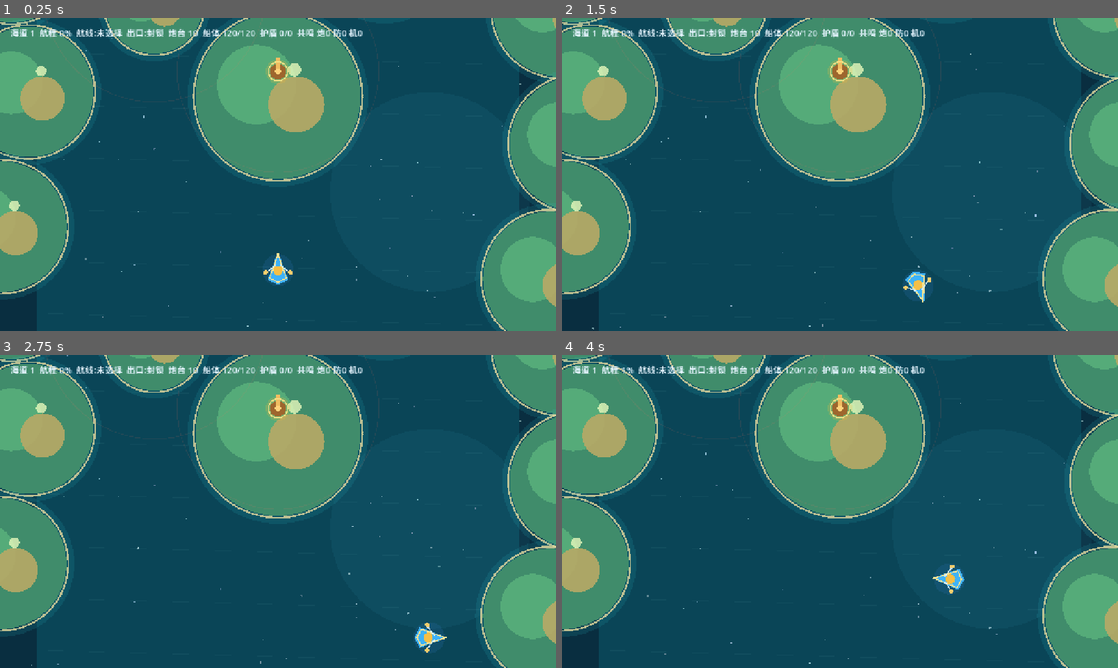
Above: before the commit, frames 1-4 (two rows, left to right).
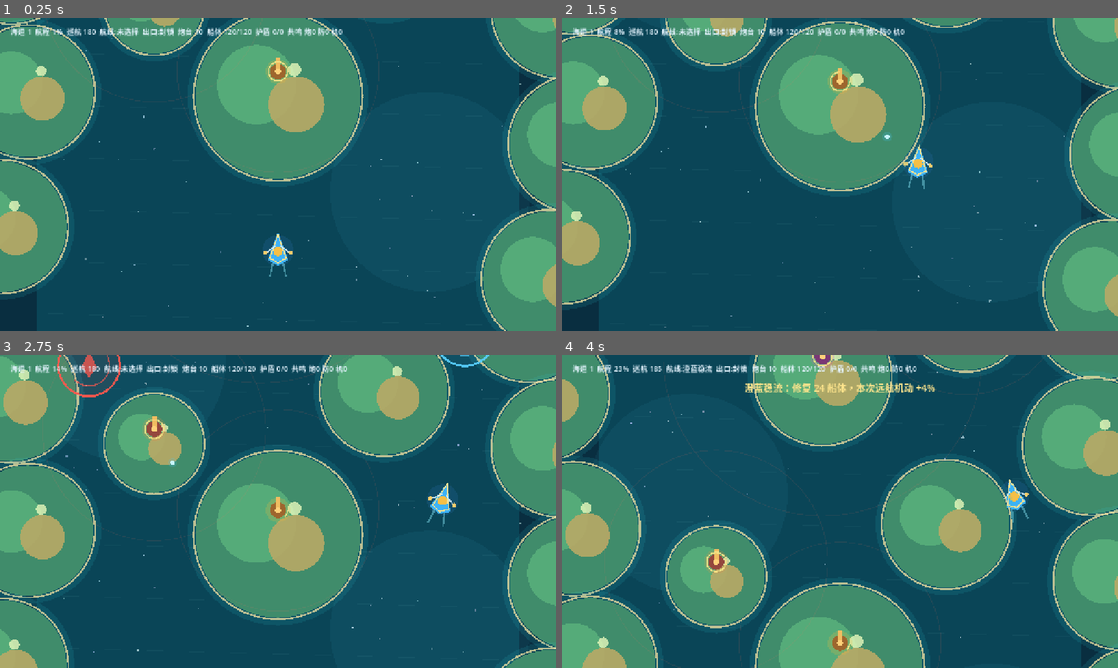
Above: after the commit, the same moments.

Repository: Xxxxs2/Genshin-td2
Game: Godot game, scene res://scenes/Main.tscn
Same seed, same stepped clock (60 frames per second), same inputs: the game is played once before the commit and once after it.
Inputs:
- Up to frame 1 (0.25 s): no input
- Up to frame 2 (1.5 s): hold D (move_right) 0.53-1.28 s; hold S (move_down) from 1.28 s (still down)
- Up to frame 3 (2.75 s): release S (move_down) at 2.03 s; hold D (move_right) from 2.03 s (still down)
- Up to frame 4 (4 s): release D (move_right) at 2.78 s; hold W (move_up) 2.78-3.53 s; hold A (move_left) from 3.53 s (still down)

The runs differ from the first frame. In frame 1, 1.5% of the frame differs, in the area x 2-66%, y 3-86%; in frame 2, 13%; in frame 3, 49%; in frame 4, 54%, in the area x 0-100%, y 0-100%.

Commit message:
Switch ship controls to auto cruise

Diff:
--- a/scripts/Main.gd
+++ b/scripts/Main.gd
@@ -101,7 +101,7 @@
 
 	hud_label = Label.new()
 	hud_label.position = Vector2(24, 18)
-	hud_label.add_theme_font_size_override("font_size", 20)
+	hud_label.add_theme_font_size_override("font_size", 17)
 	hud_label.add_theme_color_override("font_color", Color(0.9, 0.96, 1.0))
 	ui_layer.add_child(hud_label)
 
@@ -155,6 +155,7 @@
 
 func _start_level() -> void:
 	state = "combat"
+	player.movement_enabled = true
 	center_panel.visible = false
 	for turret in turrets:
 		if is_instance_valid(turret):
@@ -180,6 +181,7 @@
 	elite_alive = false
 	current_route_name = "未选择"
 	player.position = START_POSITION
+	player.reset_navigation_state()
 	_build_seaway_level()
 	_update_hud()
 
@@ -448,6 +450,7 @@
 
 func _show_upgrade_choices() -> void:
 	state = "upgrade"
+	player.movement_enabled = false
 	center_panel.visible = true
 	var title := center_panel.get_node("MarginContainer/VBoxContainer/Title") as Label
 	title.text = "第 %d 段海道通过 - 选择一项强化" % level
@@ -543,6 +546,7 @@
 	if state == "failed":
 		return
 	state = "failed"
+	player.movement_enabled = false
 	center_panel.visible = true
 	for child in upgrade_row.get_children():
 		child.queue_free()
@@ -586,9 +590,12 @@
 func _update_hud() -> void:
 	var progress := clampf((START_POSITION.y - player.position.y) / (START_POSITION.y - EXIT_RECT.end.y), 0.0, 1.0)
 	var fortress_status := "封锁" if elite_alive else "开放"
-	hud_label.text = "海道 %d  航程 %d%%  航线:%s  出口:%s  炮台 %d  船体 %.0f/%.0f  护盾 %d/%d  共鸣 炮%d 防%d 机%d" % [
+	var speed_state := "加速" if player.is_boosting() else "巡航"
+	hud_label.text = "海道 %d  航程 %d%%  %s %.0f  航线:%s  出口:%s  炮台 %d  船体 %.0f/%.0f  护盾 %d/%d  共鸣 炮%d 防%d 机%d" % [
 		level,
 		int(progress * 100.0),
+		speed_state,
+		player.current_forward_speed(),
 		current_route_name,
 		fortress_status,
 		turrets.size(),
--- a/scripts/PlayerShip.gd
+++ b/scripts/PlayerShip.gd
@@ -5,7 +5,10 @@
 
 var speed := 240.0
 var forward_speed := 180.0
+var boost_multiplier := 1.7
+var forward_acceleration := 320.0
 var navigation_bounds := Rect2(Vector2(50, 50), Vector2(1180, 3500))
+var movement_enabled := true
 var max_health := 120.0
 var health := 120.0
 var radius := 26.0
@@ -32,15 +35,25 @@
 var _mine_timer := 0.0
 var _invulnerable_timer := 0.0
 var _shield_timer := 0.0
+var _current_forward_speed := 180.0
+var _steer_input := 0.0
+var _is_boosting := false
 
 func _process(delta: float) -> void:
-	var input := Input.get_vector("move_left", "move_right", "move_up", "move_down")
-	position.x += input.x * speed * delta
-	position.y += input.y * forward_speed * delta
-	position.x = clamp(position.x, navigation_bounds.position.x, navigation_bounds.end.x)
-	position.y = clamp(position.y, navigation_bounds.position.y, navigation_bounds.end.y)
-	if input.length_squared() > 0.02:
-		rotation = lerp_angle(rotation, input.angle() + PI * 0.5, 7.5 * delta)
+	if movement_enabled:
+		_steer_input = Input.get_axis("move_left", "move_right")
+		_is_boosting = Input.is_action_pressed("move_up")
+		var target_forward_speed := forward_speed * (boost_multiplier if _is_boosting else 1.0)
+		_current_forward_speed = move_toward(_current_forward_speed, target_forward_speed, forward_acceleration * delta)
+		position.x += _steer_input * speed * delta
+		position.y -= _current_forward_speed * delta
+		position.x = clamp(position.x, navigation_bounds.position.x, navigation_bounds.end.x)
+		position.y = clamp(position.y, navigation_bounds.position.y, navigation_bounds.end.y)
+		var target_rotation := _steer_input * 0.28
+		rotation = lerp_angle(rotation, target_rotation, 6.5 * delta)
+	else:
+		_steer_input = 0.0
+		_is_boosting = false
 	_fire_timer = maxf(0.0, _fire_timer - delta)
 	_side_fire_timer = maxf(0.0, _side_fire_timer - delta)
 	_mine_timer = maxf(0.0, _mine_timer - delta)
@@ -72,6 +85,18 @@
 
 func forward_vector() -> Vector2:
 	return Vector2.UP.rotated(rotation)
+
+func current_forward_speed() -> float:
+	return _current_forward_speed
+
+func is_boosting() -> bool:
+	return _is_boosting
+
+func reset_navigation_state() -> void:
+	_current_forward_speed = forward_speed
+	_steer_input = 0.0
+	_is_boosting = false
+	rotation = 0.0
 
 func take_damage(amount: float) -> void:
 	if _invulnerable_timer > 0.0:
@@ -119,3 +144,7 @@
 	draw_line(Vector2(29, 7), Vector2(5, -12), Color(0.86, 0.95, 1.0, 0.85), 3.0)
 	draw_circle(Vector2(-29, 5), 5.0, Color(1.0, 0.82, 0.42, 0.95))
 	draw_circle(Vector2(29, 5), 5.0, Color(1.0, 0.82, 0.42, 0.95))
+	var wake_length := 32.0 + (_current_forward_speed / maxf(1.0, forward_speed) - 1.0) * 30.0
+	var wake_color := Color(0.56, 0.94, 1.0, 0.78 if _is_boosting else 0.42)
+	draw_line(Vector2(-12, 28), Vector2(-18, 28 + wake_length), wake_color, 4.0)
+	draw_line(Vector2(12, 28), Vector2(18, 28 + wake_length), wake_color, 4.0)
--- a/tests/SmokeTest.gd
+++ b/tests/SmokeTest.gd
@@ -13,6 +13,28 @@
 	root.add_child(main)
 	await process_frame
 	await process_frame
+
+	main.player.set_process(false)
+	main.player.position = main.START_POSITION
+	main.player.reset_navigation_state()
+	var cruise_start_y: float = main.player.position.y
+	main.player._process(0.25)
+	var cruise_distance: float = cruise_start_y - main.player.position.y
+	if cruise_distance <= 0.0:
+		_fail("航船在无输入时没有自动向前巡航")
+		return
+
+	main.player.position = main.START_POSITION
+	main.player.reset_navigation_state()
+	Input.action_press("move_up")
+	var boost_start_y: float = main.player.position.y
+	main.player._process(0.25)
+	Input.action_release("move_up")
+	var boost_distance: float = boost_start_y - main.player.position.y
+	main.player.set_process(true)
+	if boost_distance <= cruise_distance:
+		_fail("按住前进键后航船没有加速")
+		return
 
 	var base_damage: float = main.player.weapon_damage
 	var risk_beacon = null
@@ -48,6 +70,12 @@
 	if main.state != "upgrade":
 		_fail("进入开放出口后没有触发三选一强化")
 		return
+	var stopped_y: float = main.player.position.y
+	for i in range(5):
+		await process_frame
+	if not is_equal_approx(main.player.position.y, stopped_y):
+		_fail("三选一界面出现后航船仍在移动")
+		return
 
-	print("Smoke test passed: route reward -> elite unlock -> upgrade choice")
+	print("Smoke test passed: cruise -> boost -> route reward -> elite unlock -> stopped upgrade choice")
 	quit(0)
Not shown, changed: README.md
Not shown, changed: docs/miliastra_blueprint.md
